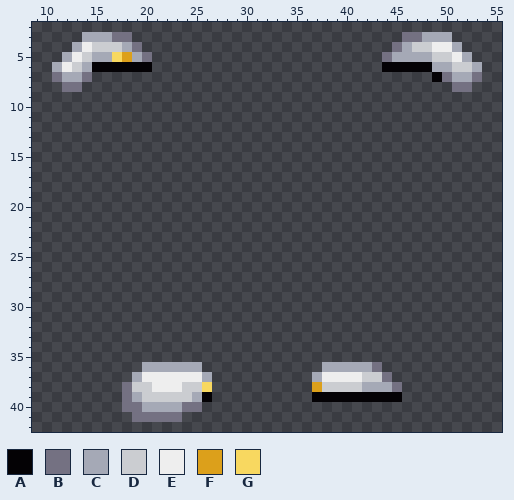
Pixel-art sprite -- Resources/Textures/SS220/Clothing/Head/Hats/beret_ce.rsi/equipped-HELMET-dog.png. The picture above was drawn from the file before the commit.
The file is 64x64 pixels. Shown: x 9..55, y 2..42.
Palette (. is transparent): A #040205  B #747182  C #a5a9b6  D #cbcdd1  E #eeeeee  F #dca01b  G #f8d860
After:
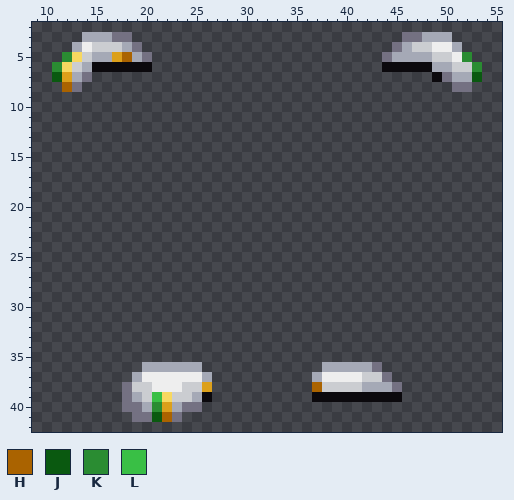
Colours new in this view: H #aa6300  J #0a5910  K #2a8c32  L #39bf45
Difference:
colour A: #040205 -> #0b090d
y 5: x 12..13 CE -> KG; x 17..18 GF -> FH; x 52 C -> K
y 6: x 11..12 CE -> KG; x 53 C -> K
y 7: x 11..12 BC -> JF; x 53 B -> J
y 8: x 12 B -> H
y 38: x 26 G -> F; x 37 F -> H
y 39: x 21..22 DD -> LG
y 40: x 21..22 CC -> KF
y 41: x 21..22 BB -> JH
Pixel boxes of the changes (left, top, right, bottom) in both pictures:
changed: (52, 52, 152, 92)
changed: (382, 52, 482, 82)
changed: (152, 382, 212, 422)
changed: (312, 382, 402, 402)
